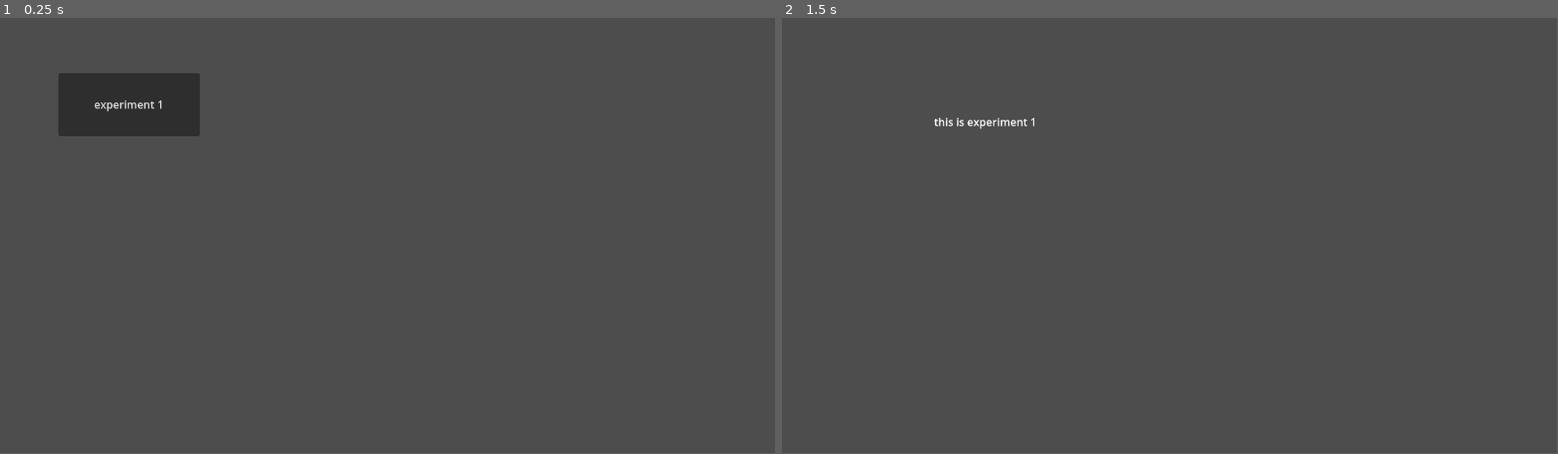
Above: before the commit, frames 1-2 (left to right).
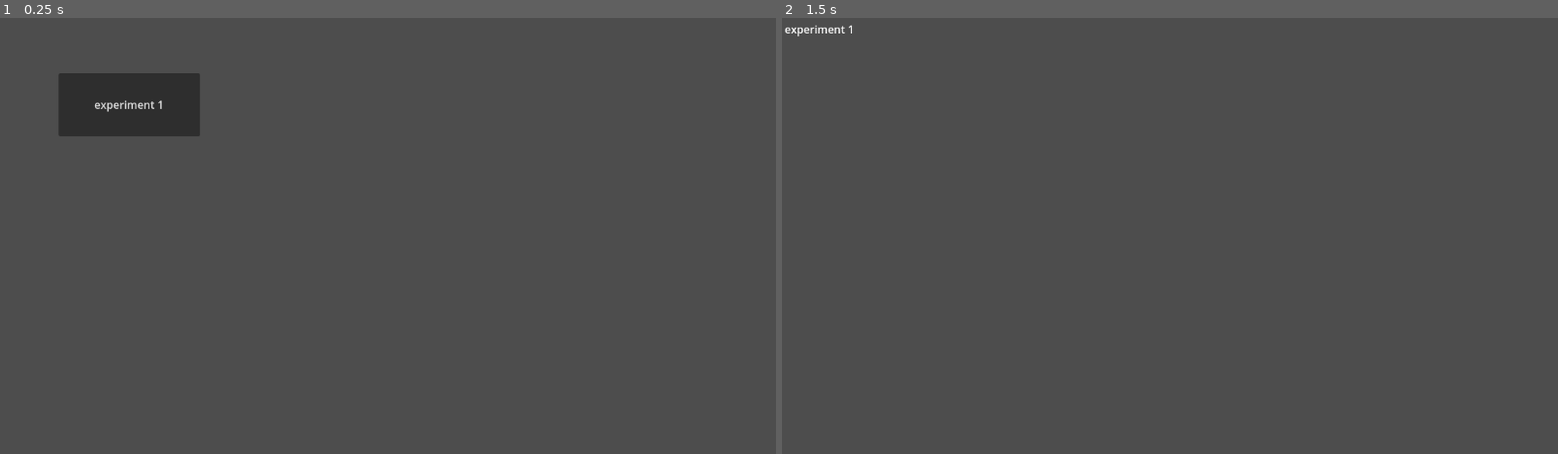
Above: after the commit, the same moments.

Repository: outrightmental/ggj25-bubble-up
Game: Godot game, scene res://scenes/start/start.tscn
Two runs of this game, one before a commit and one after it. Both use one fixed random seed, a clock stepped at 60 frames per second and the inputs below.
Inputs:
- Up to frame 1 (0.25 s): no input
- Up to frame 2 (1.5 s): click "experiment 1" at 0.5 s; tap Enter at 1.25 s
In our replay, the window is 799x449 before the commit and 800x450 after it. These sizes can differ from the game's own. Grey fills any space a smaller window leaves; there, only what the larger window draws over its background counts as a difference.

The runs differ from the first frame. In frame 1, less than 0.1% of the frame differs, in the area x 12-21%, y 18-22%; in frame 2, 0.2%, in the area x 0-33%, y 1-26%.

Commit message:
Project scales with viewport
Closes #6

Diff:
--- a/project/project.godot
+++ b/project/project.godot
@@ -15,6 +15,10 @@
 config/features=PackedStringArray("4.3", "GL Compatibility")
 config/icon="res://icon.svg"
 
+[display]
+
+window/stretch/mode="viewport"
+
 [rendering]
 
 renderer/rendering_method="gl_compatibility"
--- a/project/scenes/experiment_1/experiment_1.tscn
+++ b/project/scenes/experiment_1/experiment_1.tscn
@@ -3,8 +3,8 @@
 [node name="Experiment 1 Scene 2D" type="Node2D"]
 
 [node name="Label" type="Label" parent="."]
-offset_left = 226.0
-offset_top = 143.0
-offset_right = 429.0
-offset_bottom = 203.0
-text = "this is experiment 1"
+offset_left = 4.0
+offset_top = 5.0
+offset_right = 116.0
+offset_bottom = 29.0
+text = "experiment 1"
